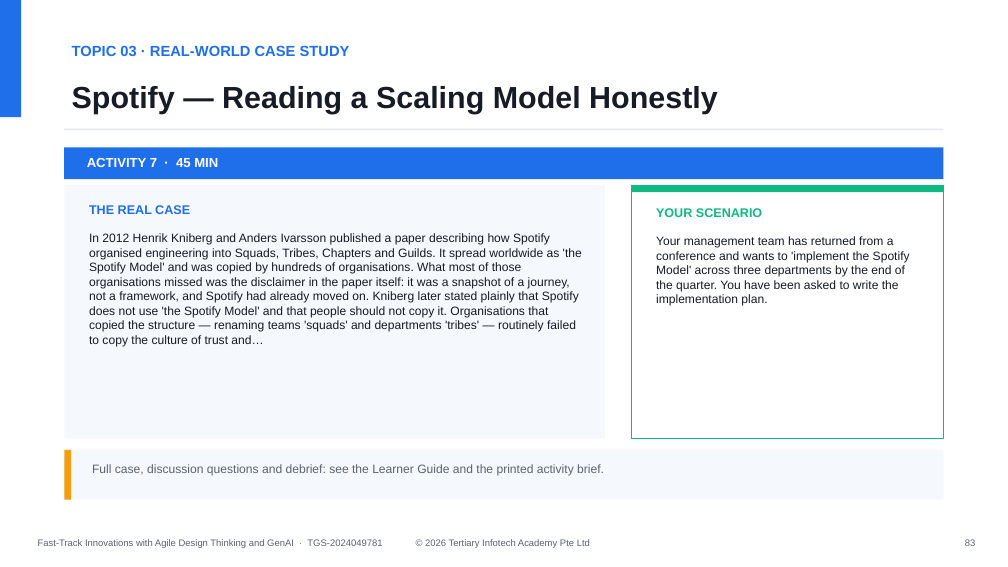
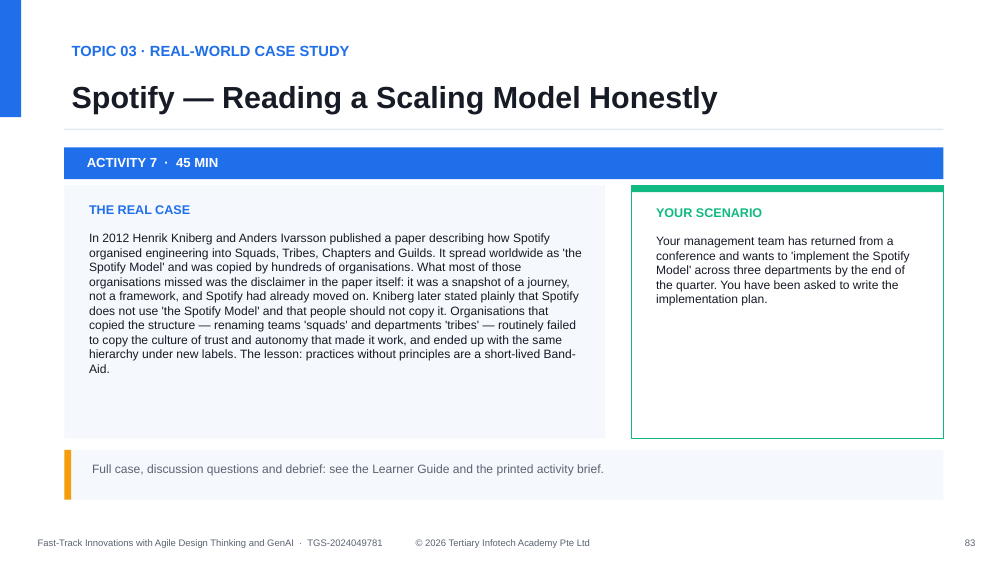
Before and after one commit to tertiarycourses/TGS-2024049781-Fast-Track-Innovations-with-Agile-Design-Thinking-and-Generative-AI, a slide deck: slide 83 of courseware/Fast-Track Innovations with Agile Design Thinking and GenAI-v4.0.pptx. Drawn at 1008x567 pixels with LibreOffice and Linux fonts; fonts in the diff are those of the drawing. Boxes give left, top, right and bottom in pixels: in the first picture for what was removed or moved away, otherwise in the second. Text is boxed around its words. In the diff, an @@ line names an element or a change of style, - is before the commit and + after.

```diff
--- a/courseware/Fast-Track Innovations with Agile Design Thinking and GenAI-v4.0.pptx
+++ b/courseware/Fast-Track Innovations with Agile Design Thinking and GenAI-v4.0.pptx
@@ text at [89,233,582,373]: text changed @@
-In 2012 Henrik Kniberg and Anders Ivarsson published a paper describing how Spotify organised engineering into Squads, Tribes, Chapters and Guilds. It spread worldwide as 'the Spotify Model' and was copied by hundreds of organisations. What most of those organisations missed was the disclaimer in the paper itself: it was a snapshot of a journey, not a framework, and Spotify had already moved on. Kniberg later stated plainly that Spotify does not use 'the Spotify Model' and that people should not copy it. Organisations that copied the structure — renaming teams 'squads' and departments 'tribes' — routinely failed to copy the culture of trust and…
+In 2012 Henrik Kniberg and Anders Ivarsson published a paper describing how Spotify organised engineering into Squads, Tribes, Chapters and Guilds. It spread worldwide as 'the Spotify Model' and was copied by hundreds of organisations. What most of those organisations missed was the disclaimer in the paper itself: it was a snapshot of a journey, not a framework, and Spotify had already moved on. Kniberg later stated plainly that Spotify does not use 'the Spotify Model' and that people should not copy it. Organisations that copied the structure — renaming teams 'squads' and departments 'tribes' — routinely failed to copy the culture of trust and autonomy that made it work, and ended up with the same hierarchy under new labels. The lesson: practices without principles are a short-lived Band-Aid.
```
Also in this commit, not shown: 15 other slides changed, 30 other files.
